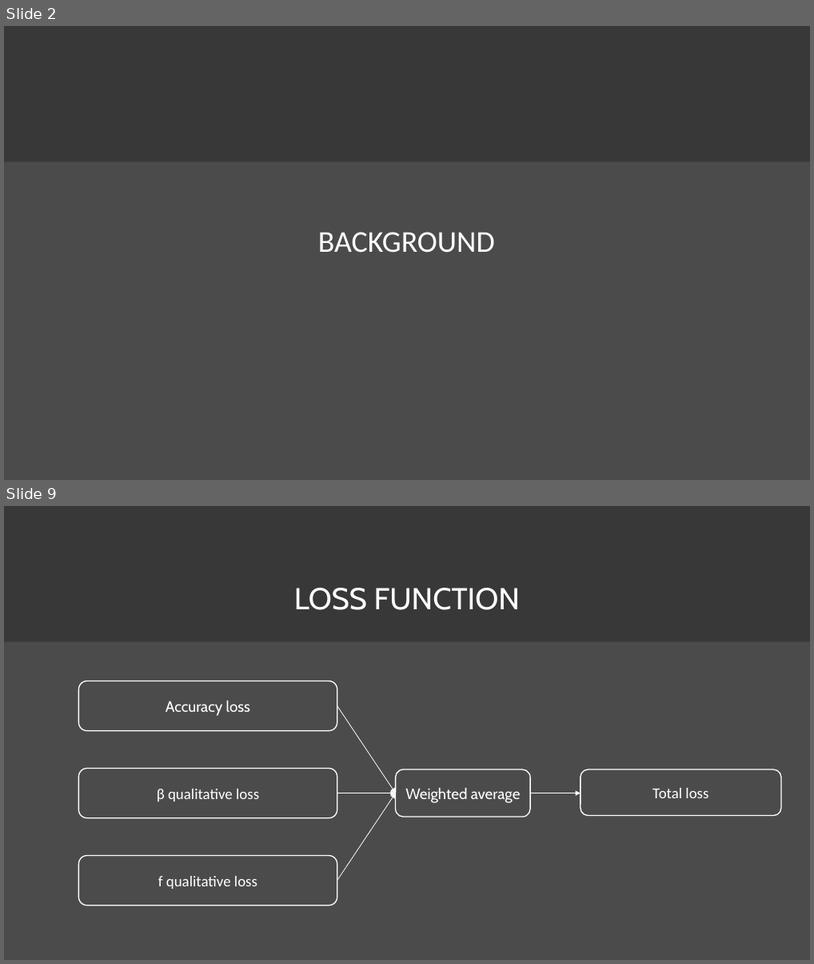
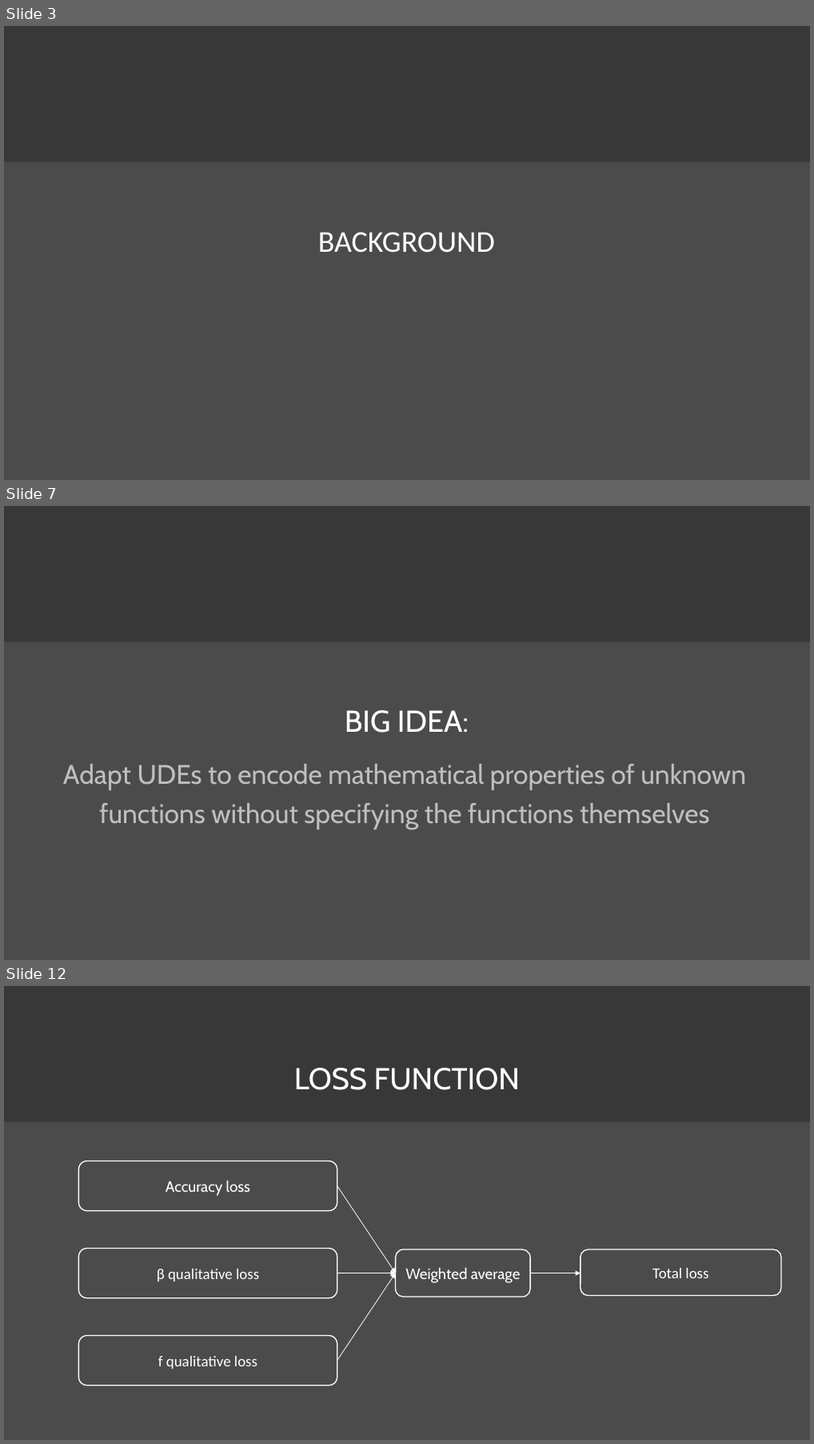
Before and after one commit to bkuwahara/predicting-2ndwaves-udes, a slide deck: papers/seminar.pptx. Shown one above the other, each under a label of ours: slides 2 and 9 before the commit, slides 3, 7 and 12 after it; the slides between them are not shown. The pictures are 814x964 and 814x1444 pixels, drawn with LibreOffice and Linux fonts; fonts in the diff are those of the drawing; background and template pictures are left out. Boxes give left, top, right and bottom in pixels: in the first picture for what was removed or moved away, otherwise in the second. Text is boxed around its words. In the diff, an @@ line names an element or a change of style, - is before the commit and + after.

```diff
--- a/papers/seminar.pptx
+++ b/papers/seminar.pptx
@@ slide 7 added at box(4, 506, 810, 960), background picture (left out) @@
@@ rectangle added at box(4, 506, 810, 642), fill #383838 @@
@@ title added at box(345, 710, 469, 732), 36 pt, text #FFFFFF @@
+BIG IDEA:
@@ text added at box(63, 764, 746, 829), 32 pt, text #BFBFBF @@
+Adapt UDEs to encode mathematical properties of unknown functions without specifying the functions themselves
@@ what was slide 2 is now slide 3 @@
@@ what was slide 9 is now slide 12 @@
```
Also in this commit, not shown: 11 slides changed, 7 other slides added, 1 slide removed, 5 other files.
